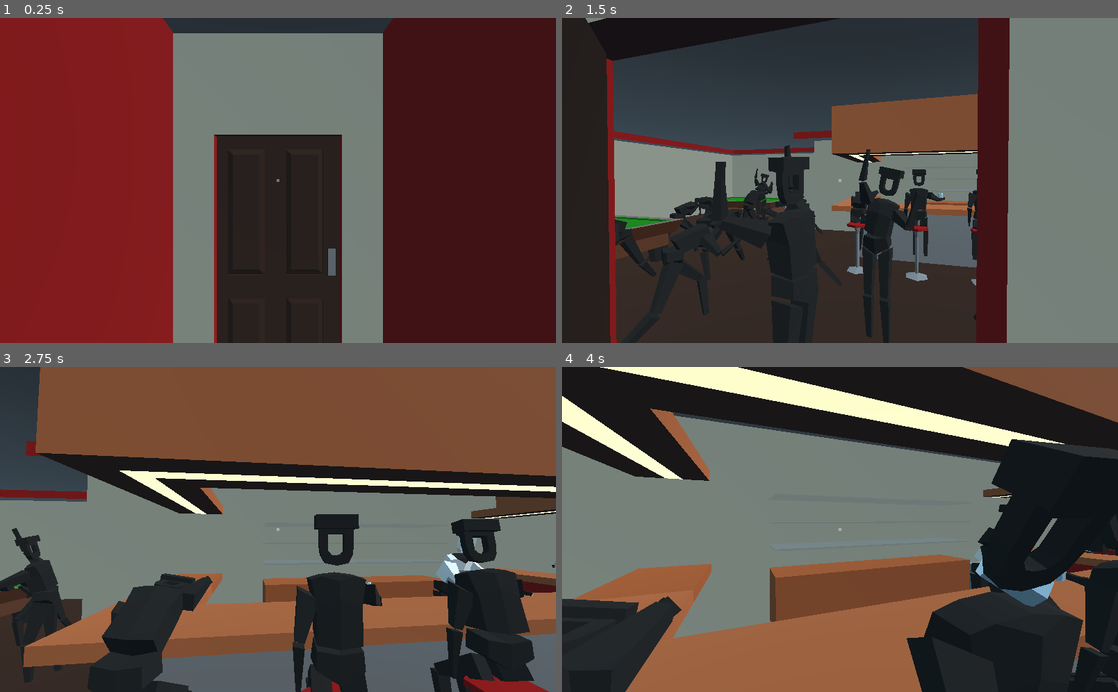
Above: before the commit, frames 1-4 (two rows, left to right).
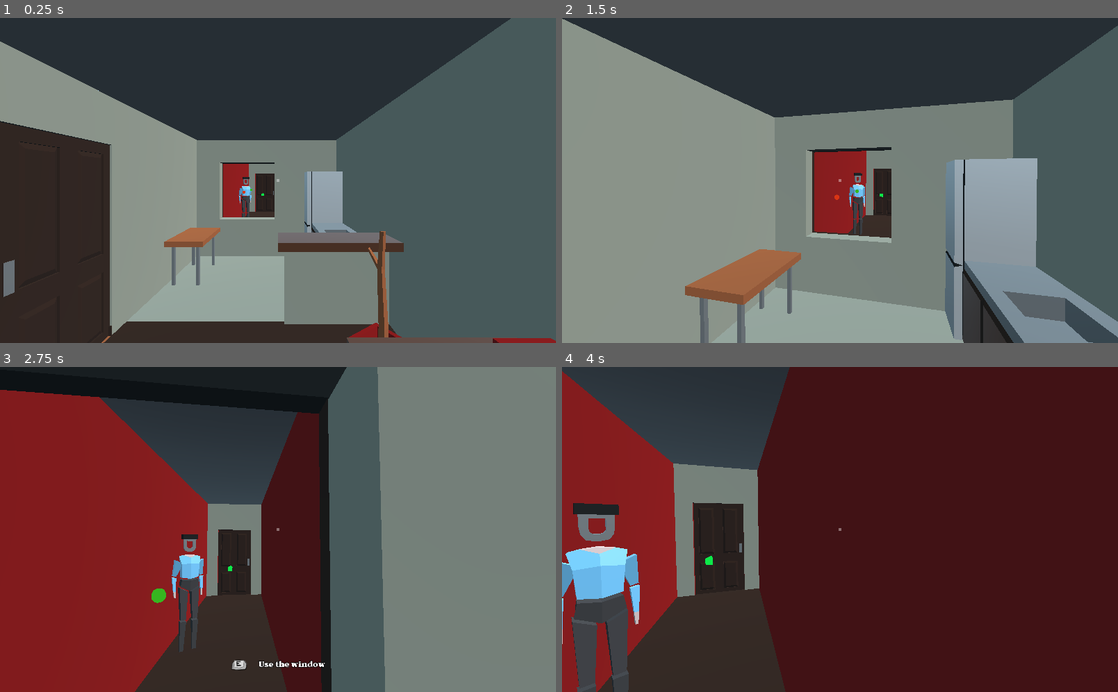
Above: after the commit, the same moments.

Repository: Eptwalabha/ld47
Game: Godot game, scene res://scenes/Game.tscn
Two runs of this game, one before a commit and one after it. Both use one fixed random seed, a clock stepped at 60 frames per second and the inputs below. Sound files missing from this copy of the repository are replaced by a short silence.
Inputs (mouse positions are in pixels of both pictures, inside the frame that each line leads up to):
- Up to frame 1 (0.25 s): no input
- Up to frame 2 (1.5 s): tap Enter at 0.5 s; move the mouse to (867, 180) at 0.52 s; hold W (move_forward) from 0.53 s (still down); tap E (context_action) at 0.6, 1.35 s; move the mouse to (812, 180) at 1.27 s
- Up to frame 3 (2.75 s): keep holding W (move_forward); move the mouse to (289, 523) at 2.02 s; tap E (context_action) at 2.1 s
- Up to frame 4 (4 s): keep holding W (move_forward); move the mouse to (834, 536) at 2.77 s; tap E (context_action) at 2.85, 3.6 s; move the mouse to (878, 532) at 3.52 s

The runs differ from the first frame. In frame 1, 93% of the frame differs, in the area x 0-100%, y 0-100%; in frame 2, 80%; in frame 3, 91%; in frame 4, 96%.

Commit message:
refacto trigger event

Diff:
--- a/autoload.gd
+++ b/autoload.gd
@@ -23,7 +23,7 @@
 }
 
 const DEBUG : bool = true
-const DEBUG_GAME_LEVEL = CHAPTER.BAR
+const DEBUG_GAME_LEVEL = CHAPTER.FLAT
 const DEBUG_FLAT_INITIAL_LEVEL : int = 2
 const DEBUG_ENVIRONMENT : bool = true
 const DEBUG_ROAD_CONTROL : bool = false
--- a/scenes/Game.gd
+++ b/scenes/Game.gd
@@ -30,7 +30,6 @@
 var current_state : int = GAME_STATE.MOVE
 var states_queue := []
 var current_map : int = CHAPTER.FLAT
-var triggers := {}
 var game_paused := false
 
 func _ready() -> void:
@@ -72,19 +71,10 @@
 	player_states[current_state].process(current_player, delta)
 	maps[current_map].process(delta)
 	if not game_paused:
-		_check_triggers_orientation()
 		_trigger_hint()
 
 func _input(event: InputEvent) -> void:
 	player_states[current_state].input(current_player, event)
-
-func _check_triggers_orientation() -> void:
-	for trigger_id in triggers:
-		var trigger = triggers[trigger_id]
-		if trigger.is_well_oriented(current_player.head.global_transform.basis):
-			active_tp(trigger)
-			triggers = {}
-			break
 
 func _trigger_hint() -> void:
 	if player_states[current_state].is_hint_activated():
@@ -110,15 +100,7 @@
 		door.toggle()
 
 func _on_Flat_tp_entered(trigger: TPTrigger) -> void:
-	if trigger.is_well_oriented(current_player.head.global_transform.basis):
-		active_tp(trigger)
-	else:
-		triggers[trigger.id] = trigger
-
-func _on_Flat_tp_exited(trigger) -> void:
-	if triggers.has(trigger.id):
-		# warning-ignore:return_value_discarded
-		triggers.erase(trigger.id)
+	active_tp(trigger)
 
 func active_tp(trigger: TPTrigger) -> void:
 	_before_tp(trigger)
@@ -132,7 +114,6 @@
 	match trigger.id:
 		"bar-tp":
 			change_map(CHAPTER.BAR)
-#			bar.reset()
 		"flat-stairs-up":
 			Data.flat_level = int(clamp(Data.flat_level + 1, -4, 2))
 			flat.set_level(Data.flat_level)
--- a/scenes/Game.tscn
+++ b/scenes/Game.tscn
@@ -238,7 +238,6 @@
 transform = Transform( 1, 0, 0, 0, 1, 0, 0, 0, 1, 0, 1.6, -2 )
 
 [node name="CarPlayer" parent="Player" instance=ExtResource( 2 )]
-visible = false
 
 [node name="GameStates" type="Node" parent="."]
 
@@ -279,7 +278,6 @@
 [connection signal="night_environment" from="Map/Flat" to="." method="_on_Night_environment"]
 [connection signal="phone_picked_up" from="Map/Flat" to="." method="_on_Flat_phone_picked_up"]
 [connection signal="tp_entered" from="Map/Flat" to="." method="_on_Flat_tp_entered"]
-[connection signal="tp_exited" from="Map/Flat" to="." method="_on_Flat_tp_exited"]
 [connection signal="window_triggered" from="Map/Flat" to="." method="_on_window_triggered"]
 [connection signal="dialog_triggered" from="Map/Bar" to="." method="_on_dialog_triggered"]
 [connection signal="door_interacted_with" from="Map/Bar" to="." method="_on_Bar_door_interacted_with"]
--- a/scenes/core/TPTrigger.gd
+++ b/scenes/core/TPTrigger.gd
@@ -10,25 +10,41 @@
 export(float, 0.2, 1.0) var orientation_angle := 0.5
 export(String) var id := ""
 
+var player_to_check : Player
+
 func _ready() -> void:
+	set_process(false)
 	if not Data.DEBUG:
 		$Forward.queue_free()
 
-func is_well_oriented(basis: Basis) -> bool:
-	return not oriented or _is_basis_aligned(basis)
+func _process(_delta: float) -> void:
+	if player_to_check != null and _is_body_aligned(player_to_check):
+		player_to_check = null
+		set_process(false)
+		emit_signal("player_entered")
 
-func _is_basis_aligned(basis: Basis) -> bool:
-	var q1 := basis.get_rotation_quat()
-	var q2 := global_transform.basis.get_rotation_quat()
+func _is_global_basis_aligned(body: Spatial) -> bool:
+	var q1 : Quat = body.global_transform.basis.get_rotation_quat()
+	var q2 : Quat = global_transform.basis.get_rotation_quat()
 	return abs(q1.dot(q2)) < orientation_angle
 
 func destination_translation() -> Vector3:
 	return to.global_transform.origin - global_transform.origin
 
-func _on_TPTrigger_body_entered(body: Node) -> void:
+func _on_TPTrigger_body_entered(body: Spatial) -> void:
 	if body.is_in_group("player"):
-		emit_signal("player_entered")
+		if _is_body_aligned(body):
+			set_process(false)
+			emit_signal("player_entered")
+		else:
+			player_to_check = body
+			set_process(true)
 
-func _on_TPTrigger_body_exited(body: Node) -> void:
+func _on_TPTrigger_body_exited(body: Spatial) -> void:
 	if body.is_in_group("player"):
+		set_process(false)
+		player_to_check = null
 		emit_signal("player_exited")
+
+func _is_body_aligned(player: Player) -> bool:
+	return not oriented or _is_global_basis_aligned(player.head)
